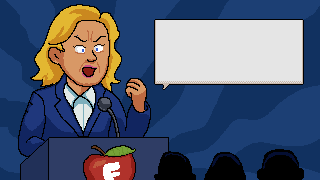
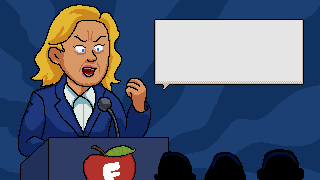
Layered file, before and after one edit (320 × 180). Changes by layer:
painted on "Lag 30" over [74, 45, 134, 180]
painted on "Lag 11" over [75, 47, 103, 53]
added layer "Lag 44" above "Lag 43" over [81, 52, 94, 76]
painted on "Lag 10" over [83, 68, 94, 73]
